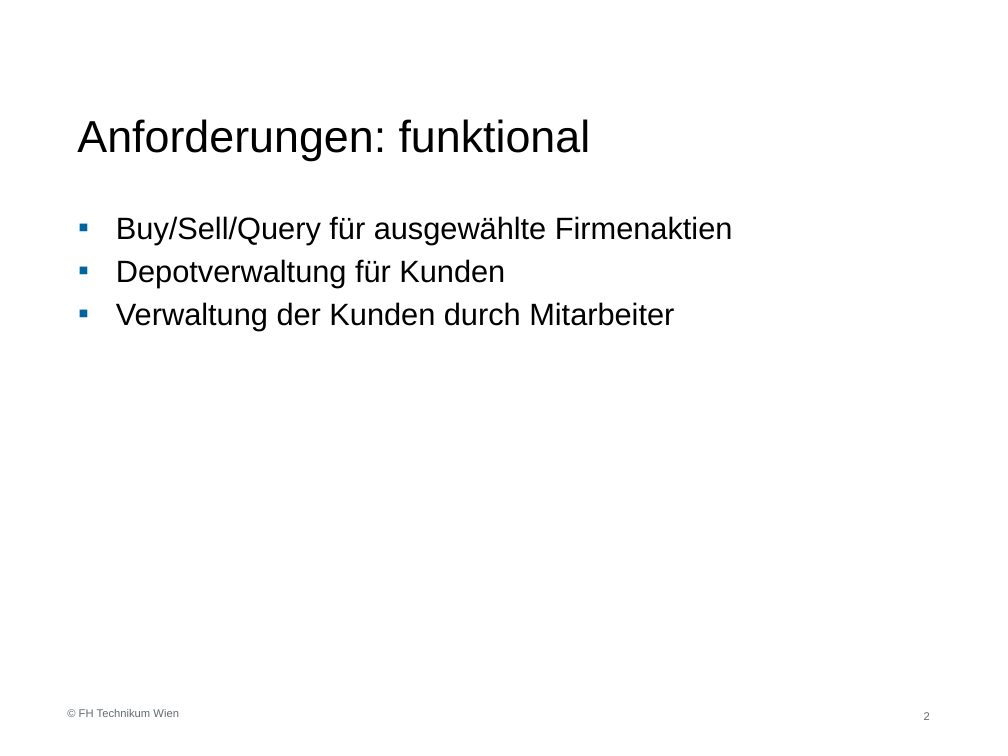
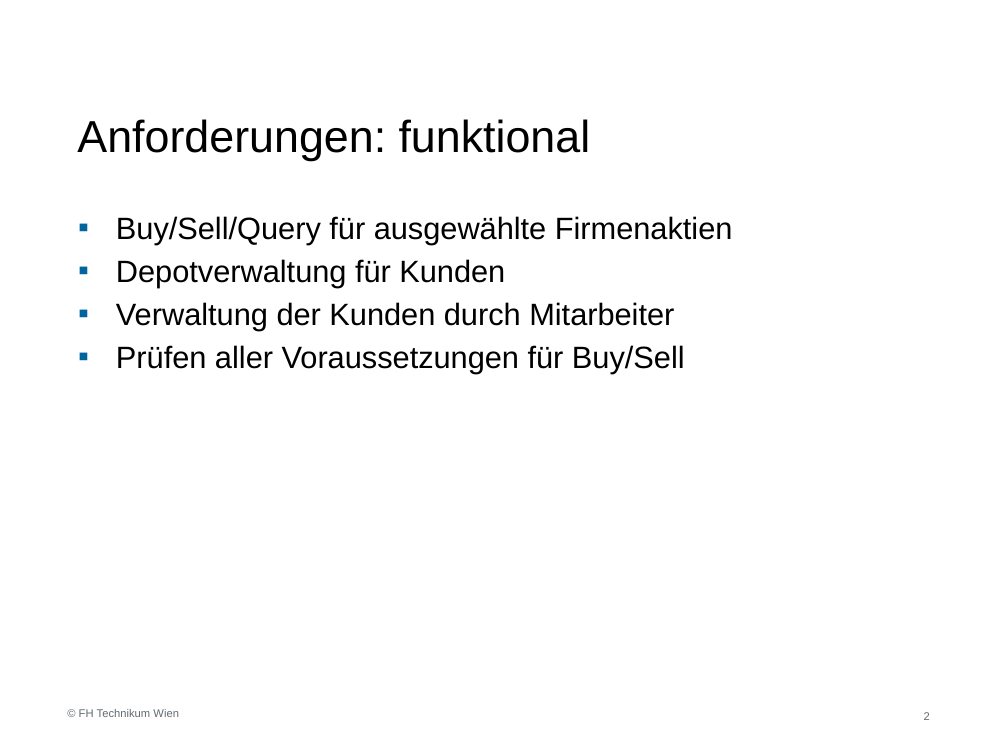
Before and after one commit to halwaxt/bic4-sam, a slide deck: slide 2 of doc/SAM-Trading.pptx. Drawn at 1008x756 pixels with LibreOffice and Linux fonts; fonts in the diff are those of the drawing; background and template pictures are left out. Boxes give left, top, right and bottom in pixels: in the first picture for what was removed or moved away, otherwise in the second. Text is boxed around its words. In the diff, an @@ line names an element or a change of style, - is before the commit and + after.

Commit message:
minor change to PPTX

```diff
--- a/doc/SAM-Trading.pptx
+++ b/doc/SAM-Trading.pptx
@@ text at <box>116,345,685,374</box>: paragraph added @@
+▪ Prüfen aller Voraussetzungen für Buy/Sell
```
Also in this commit, not shown: 1 other file.
